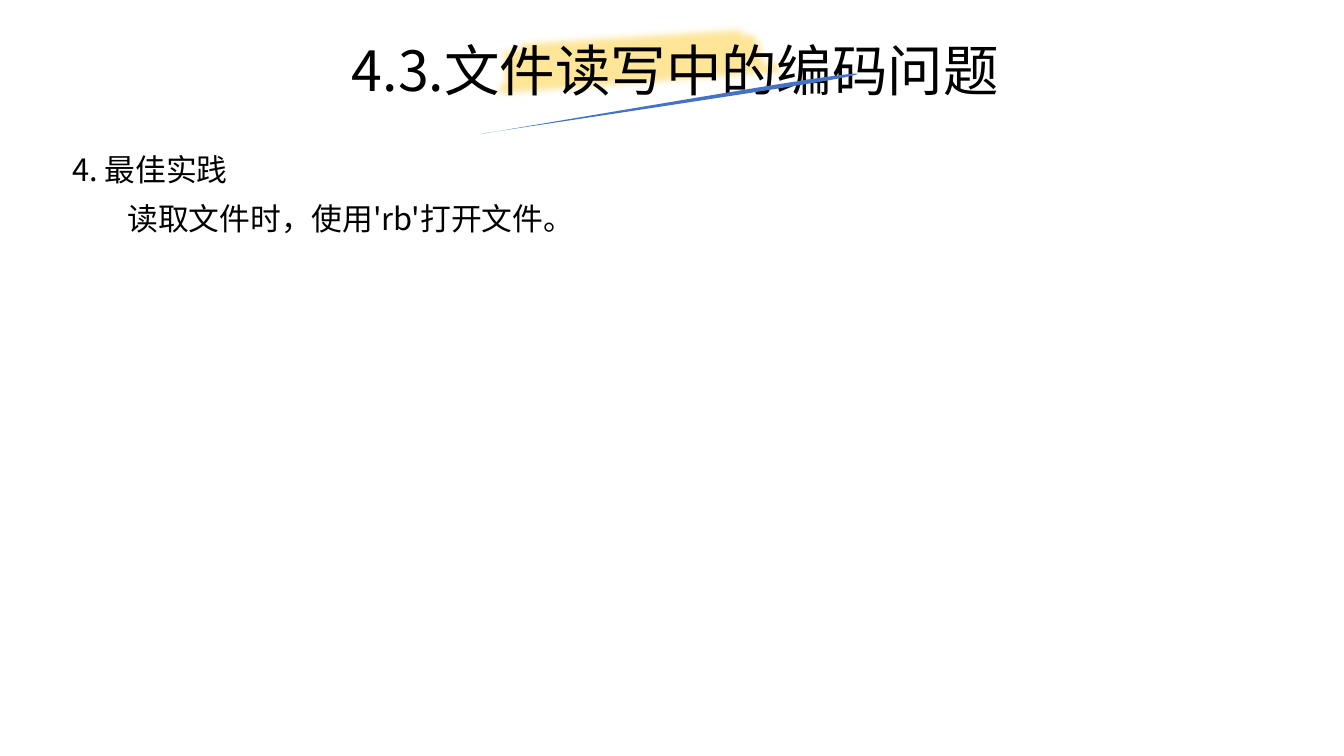
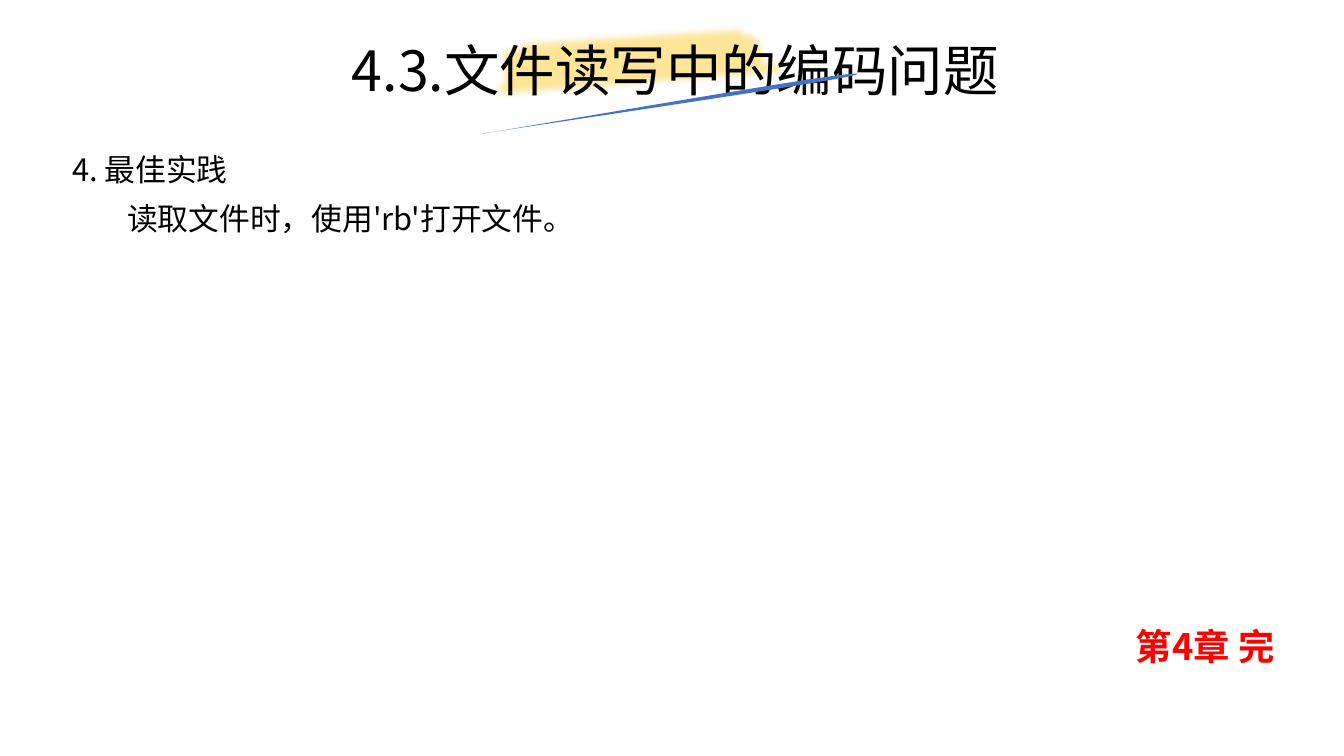
Before and after one commit to yiwenliu/CorePython, a slide deck: slide 25 of PPT/CorePython.pptx. Drawn at 1344x756 pixels with LibreOffice and Linux fonts; fonts in the diff are those of the drawing. Boxes give left, top, right and bottom in pixels: in the first picture for what was removed or moved away, otherwise in the second. Text is boxed around its words. In the diff, an @@ line names an element or a change of style, - is before the commit and + after.

Commit message:
1207

```diff
--- a/PPT/CorePython.pptx
+++ b/PPT/CorePython.pptx
@@ text added at bbox=[1136, 628, 1275, 664], 26 pt, text #FF0000, bold @@
+第4章 完
```
Also in this commit, not shown: 11 slides added.
